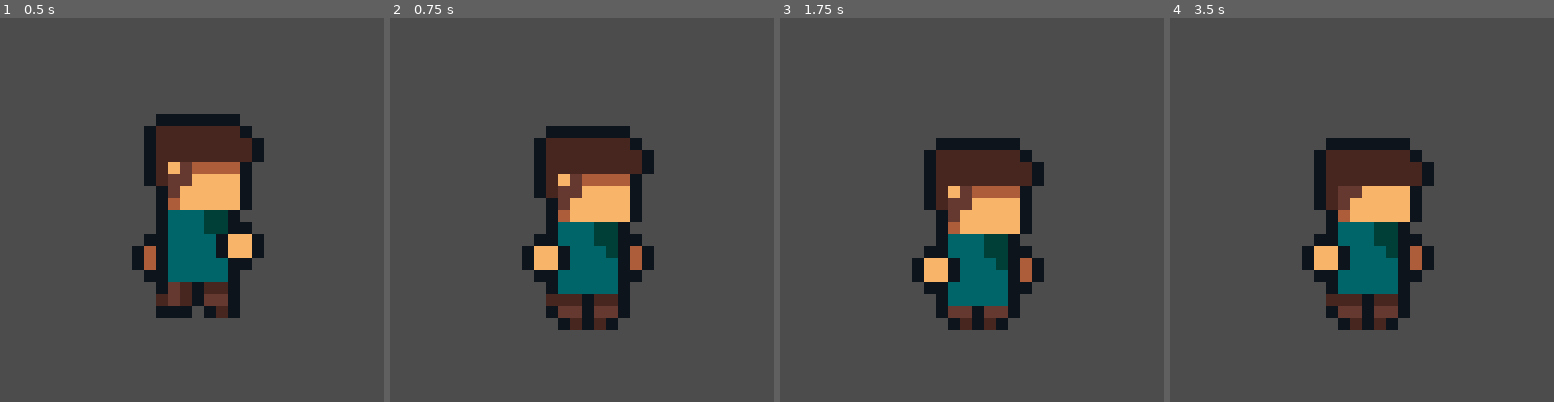
Above: before the commit, frames 1-4 (left to right).
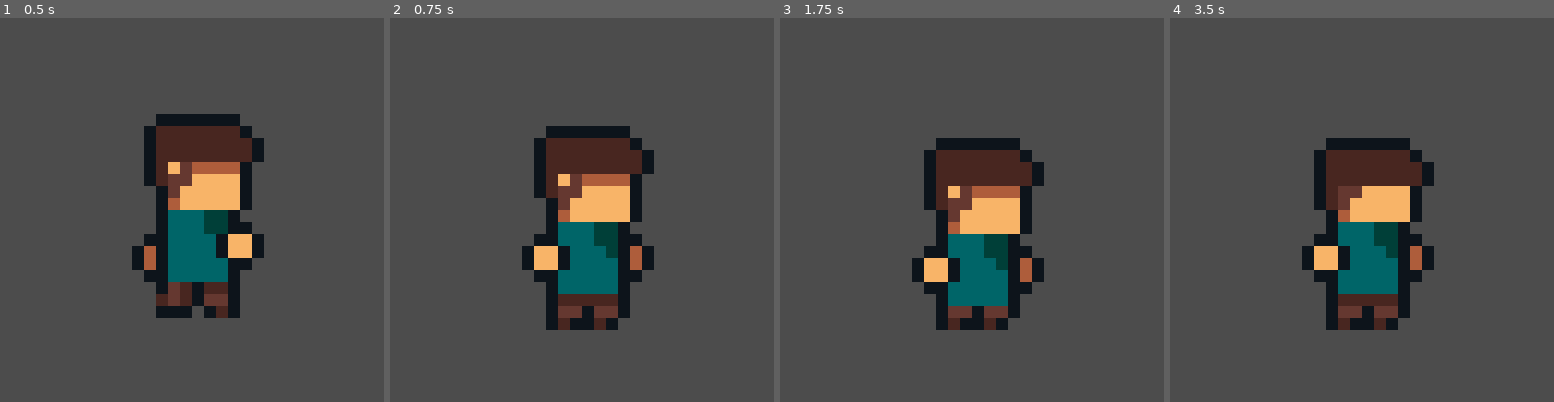
Above: after the commit, the same moments.

Repository: davifoox/character-creator
Game: Godot game, scene res://Main.tscn
The game is run twice, just before and just after one commit, with the same random seed, the same clock (stepped at 60 frames per second) and the same inputs.
Inputs:
- Up to frame 1 (0.5 s): no input
- Up to frame 2 (0.75 s): tap Enter (ui_accept) at 0.5 s; tap 1 (1) at 0.6 s
- Up to frame 3 (1.75 s): tap Enter (ui_accept) at 0.77, 1.52 s; tap 2 (2) at 0.8, 1.35 s; tap 1 (1) at 1.55 s
- Up to frame 4 (3.5 s): tap 1 (1) at 2.1, 3.05 s; tap 2 (2) at 2.3, 2.85 s; tap Enter (ui_accept) at 3.02 s

Frame 1 is identical in both runs. In frame 2, 0.5% of the frame differs, in the area x 40-54%, y 71-82%; in frame 3, 0.3%; in frame 4, 0.5%.

Commit message:
bugfix - flipped leg on idle

Diff:
--- a/Character.tscn
+++ b/Character.tscn
@@ -159,6 +159,30 @@
 "update": 0,
 "values": [ 0.0 ]
 }
+tracks/12/type = "value"
+tracks/12/path = NodePath("Sprites/RightLeg:flip_h")
+tracks/12/interp = 1
+tracks/12/loop_wrap = true
+tracks/12/imported = false
+tracks/12/enabled = true
+tracks/12/keys = {
+"times": PoolRealArray( 0 ),
+"transitions": PoolRealArray( 1 ),
+"update": 1,
+"values": [ false ]
+}
+tracks/13/type = "value"
+tracks/13/path = NodePath("Sprites/LeftLeg:flip_v")
+tracks/13/interp = 1
+tracks/13/loop_wrap = true
+tracks/13/imported = false
+tracks/13/enabled = true
+tracks/13/keys = {
+"times": PoolRealArray( 0 ),
+"transitions": PoolRealArray( 1 ),
+"update": 1,
+"values": [ false ]
+}
 
 [sub_resource type="Animation" id=2]
 length = 0.001
@@ -329,6 +353,18 @@
 "transitions": PoolRealArray( 1 ),
 "update": 0,
 "values": [ Vector2( 1, 1 ) ]
+}
+tracks/14/type = "value"
+tracks/14/path = NodePath("Sprites/LeftLeg:flip_v")
+tracks/14/interp = 1
+tracks/14/loop_wrap = true
+tracks/14/imported = false
+tracks/14/enabled = true
+tracks/14/keys = {
+"times": PoolRealArray( 0 ),
+"transitions": PoolRealArray( 1 ),
+"update": 0,
+"values": [ false ]
 }
 
 [sub_resource type="Animation" id=3]
@@ -534,7 +570,6 @@
 
 [node name="Body" type="Sprite" parent="Sprites"]
 position = Vector2( 0.5, 4 )
-scale = Vector2( 1, 1 )
 texture = ExtResource( 6 )
 
 [node name="RightHand" type="Sprite" parent="Sprites"]
